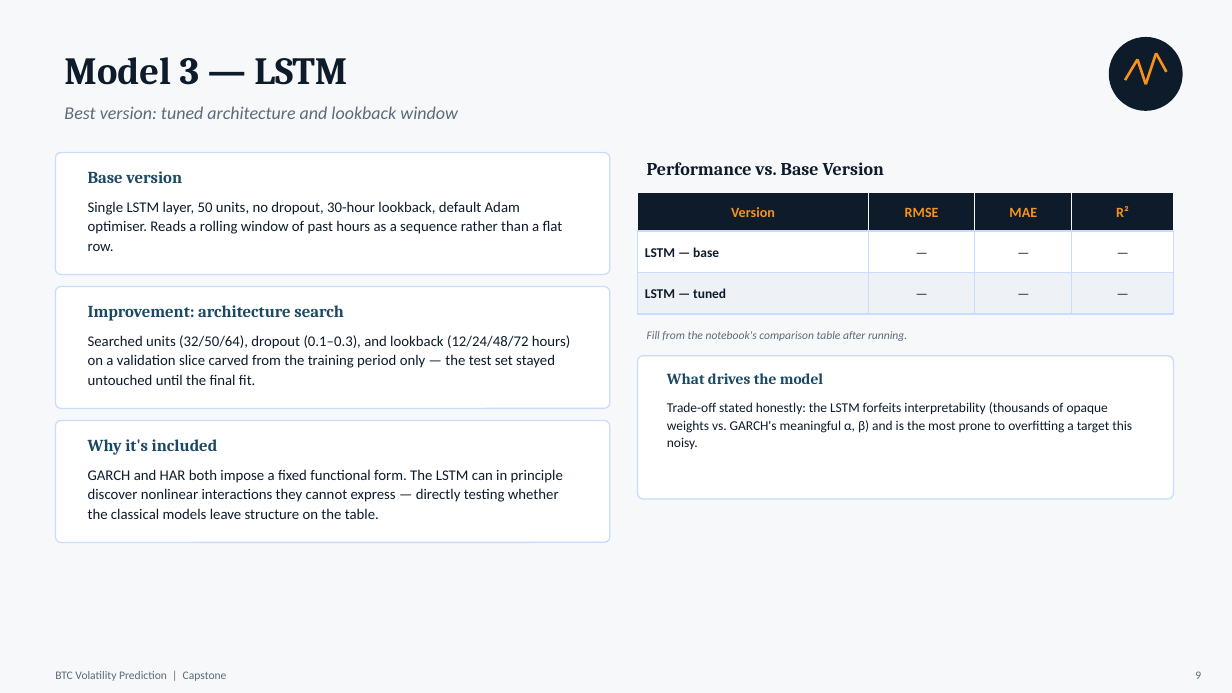
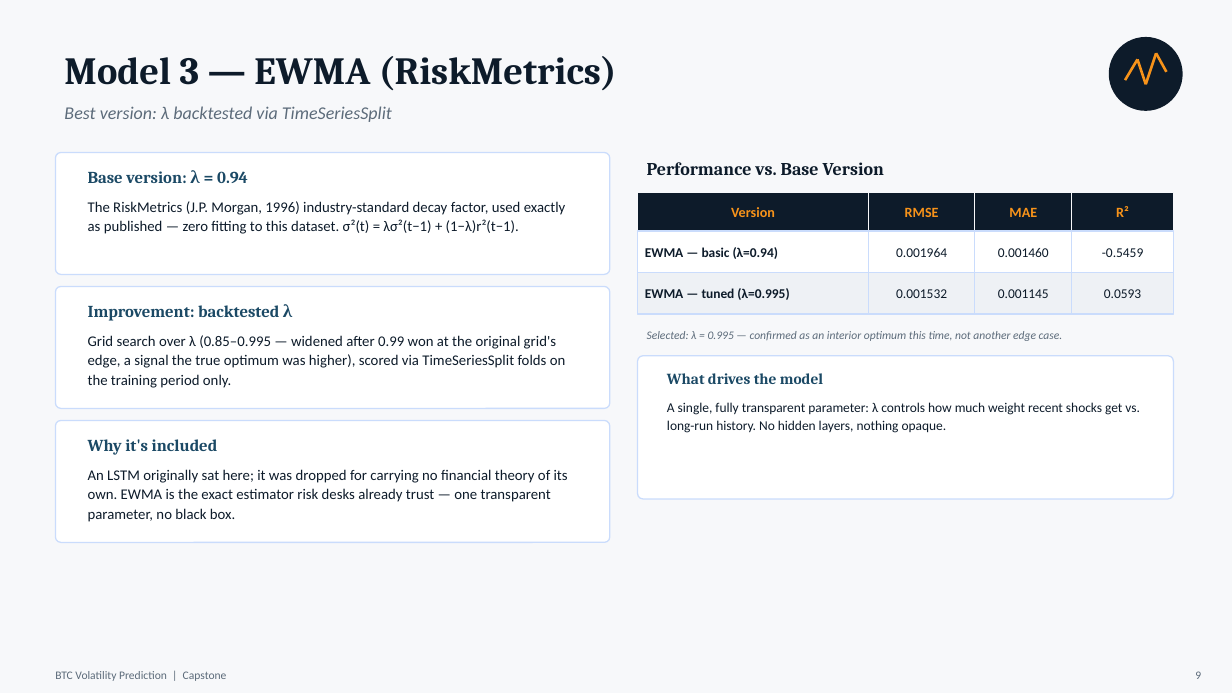
Before and after one commit to mhejairi10/bitcoin-volatility-prediction, a slide deck: slide 9 of presentation/capstone-btc-volatility.pptx. Drawn at 1232x693 pixels with LibreOffice and Linux fonts; fonts in the diff are those of the drawing. Boxes give left, top, right and bottom in pixels: in the first picture for what was removed or moved away, otherwise in the second. Text is boxed around its words. In the diff, an @@ line names an element or a change of style, - is before the commit and + after.

```diff
--- a/presentation/capstone-btc-volatility.pptx
+++ b/presentation/capstone-btc-volatility.pptx
@@ text at (64, 56, 617, 90): text changed @@
-Model 3 — LSTM
+Model 3 — EWMA (RiskMetrics)
@@ text at (64, 106, 392, 122): text changed @@
-Best version: tuned architecture and lookback window
+Best version: λ backtested via TimeSeriesSplit
@@ text at (88, 170, 248, 183): text changed @@
-Base version
+Base version: λ = 0.94
@@ text at (88, 201, 566, 234): text changed @@
-Single LSTM layer, 50 units, no dropout, 30-hour lookback, default Adam optimiser. Reads a rolling window of past hours as a sequence rather than a flat row.
+The RiskMetrics (J.P. Morgan, 1996) industry-standard decay factor, used exactly as published — zero fitting to this dataset. σ²(t) = λσ²(t−1) + (1−λ)r²(t−1).
@@ text at (645, 247, 778, 259): text changed @@
-LSTM — base
+EWMA — basic (λ=0.94)
@@ text at (896, 248, 947, 257): text changed @@
-—
+0.001964
@@ text at (998, 248, 1049, 257): text changed @@
-—
+0.001460
@@ text at (1102, 248, 1143, 257): text changed @@
-—
+-0.5459
@@ text at (645, 288, 789, 300): text changed @@
-LSTM — tuned
+EWMA — tuned (λ=0.995)
@@ text at (896, 289, 947, 298): text changed @@
-—
+0.001532
@@ text at (998, 289, 1049, 298): text changed @@
-—
+0.001145
@@ text at (1104, 289, 1141, 298): text changed @@
-—
+0.0593
@@ text at (88, 304, 293, 321): text changed @@
-Improvement: architecture search
+Improvement: backtested λ
@@ text at (88, 335, 566, 388): text changed @@
-Searched units (32/50/64), dropout (0.1–0.3), and lookback (12/24/48/72 hours) on a validation slice carved from the training period only — the test set stayed untouched until the final fit.
+Grid search over λ (0.85–0.995 — widened after 0.99 won at the original grid's edge, a signal the true optimum was higher), scored via TimeSeriesSplit folds on the training period only.
@@ text at (647, 331, 1063, 341): text changed @@
-Fill from the notebook's comparison table after running.
+Selected: λ = 0.995 — confirmed as an interior optimum this time, not another edge case.
@@ text at (667, 402, 1140, 433): text changed @@
-Trade-off stated honestly: the LSTM forfeits interpretability (thousands of opaque weights vs. GARCH's meaningful α, β) and is the most prone to overfitting a target this noisy.
+A single, fully transparent parameter: λ controls how much weight recent shocks get vs. long-run history. No hidden layers, nothing opaque.
@@ text at (88, 469, 568, 522): text changed @@
-GARCH and HAR both impose a fixed functional form. The LSTM can in principle discover nonlinear interactions they cannot express — directly testing whether the classical models leave structure on the table.
+An LSTM originally sat here; it was dropped for carrying no financial theory of its own. EWMA is the exact estimator risk desks already trust — one transparent parameter, no black box.
```
Also in this commit, not shown: 10 other slides changed, 1 slide added, 7 other files.
